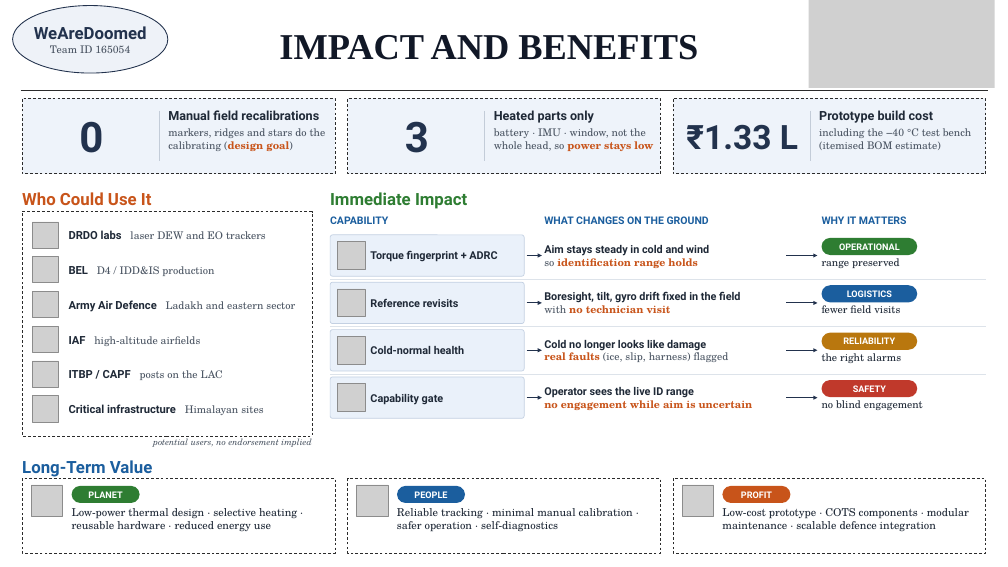
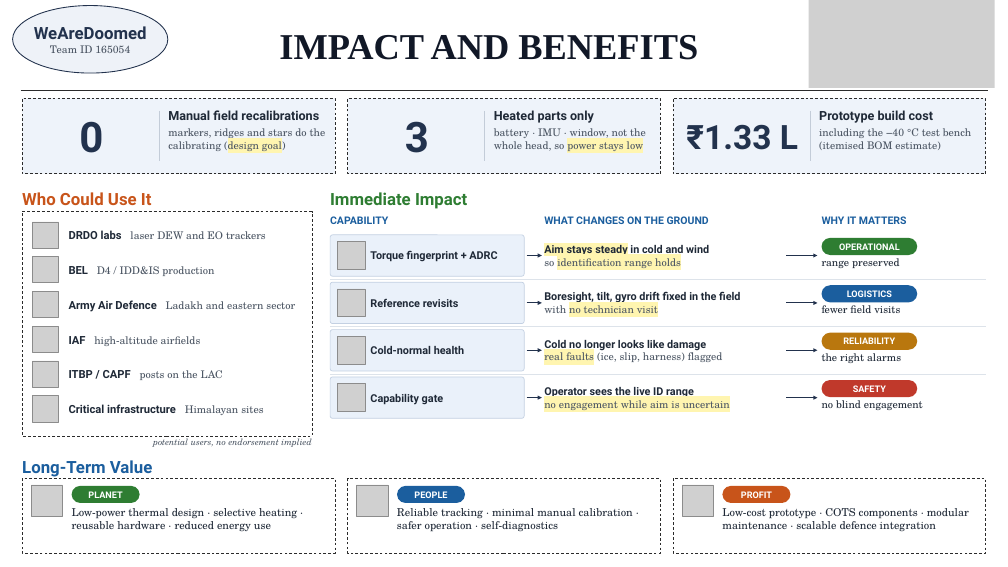
Before and after one commit to Lakshya0104/Garuda, a slide deck: slide 5 of WeAreDoomed_SIH26050_ACHAL_v3.pptx. Drawn at 1008x567 pixels with LibreOffice and Linux fonts; fonts in the diff are those of the drawing; grey boxes stand for pictures. Boxes give left, top, right and bottom in pixels: in the first picture for what was removed or moved away, otherwise in the second. Text is boxed around its words. In the diff, an @@ line names an element or a change of style, - is before the commit and + after.

```diff
--- a/WeAreDoomed_SIH26050_ACHAL_v3.pptx
+++ b/WeAreDoomed_SIH26050_ACHAL_v3.pptx
@@ text "markers, ridges and stars do ..." at (168,128,326,153): text colour #C8541A to #4B5563, highlight none to #FFF5B0, bold off in "(design goal)" @@
@@ text "battery · IMU · window, ..." at (494,128,646,151): text colour #C8541A to #4B5563, highlight none to #FFF5B0, bold off in "power stays low" @@
@@ text "Aim stays steady in cold ..." at (544,243,709,268): highlight none to #FFF5B0 in "Aim stays steady", "identification range holds"; text colour #C8541A to #4B5563, bold off in "identification range holds" @@
@@ text at (544,305,658,313): text colour #C8541A to #4B5563, highlight none to #FFF5B0, bold off in "no technician visit" @@
@@ text at (544,350,723,362): text colour #C8541A to #4B5563, highlight none to #FFF5B0, bold off in "real faults" @@
@@ text at (544,400,730,410): text colour #C8541A to #4B5563, highlight none to #FFF5B0, bold off in "no engagement while aim is uncertain" @@
```
Also in this commit, not shown: 4 other slides changed.
